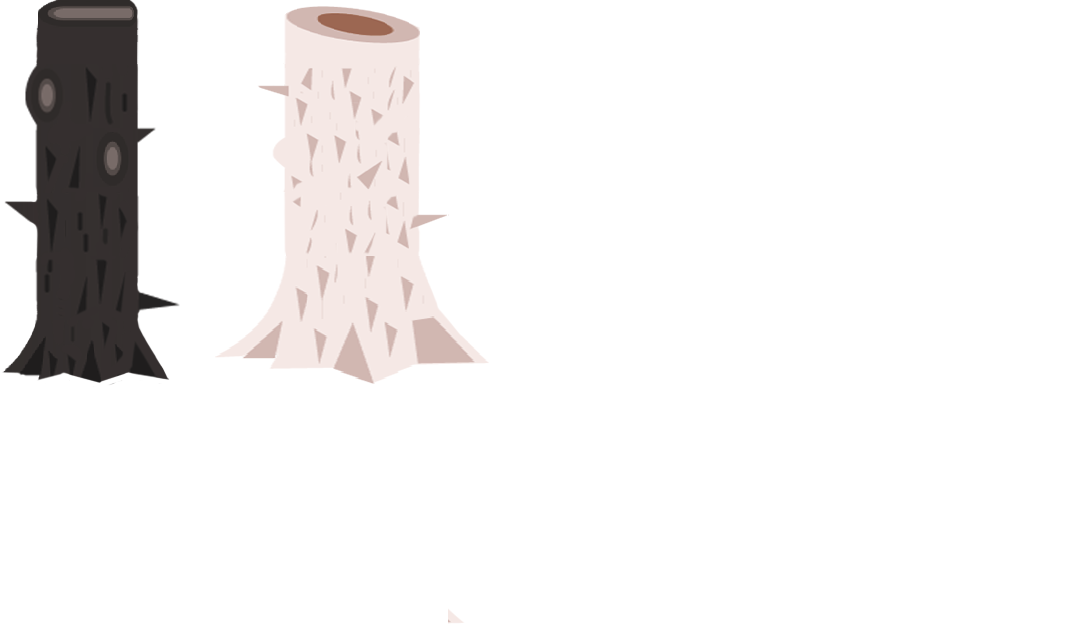
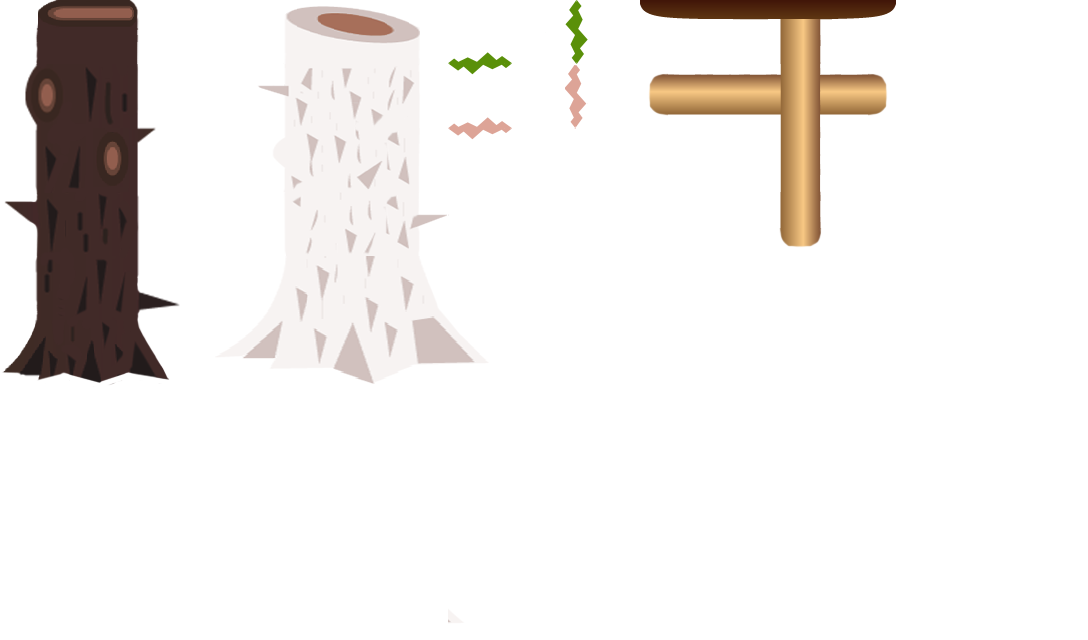
Layers edited between the first and the second (1088, 640) image:
added layer "mush overlay" (1st of 2) above "mush overlay" over [780, 128, 821, 192]
added layer "mush overlay" (2nd of 2) above "mush" over [780, 64, 821, 128]
added layer "mush" above "Layer 4 copy" over [640, 0, 896, 248]
added layer "Layer 4 copy" above "Layer 4" over [565, 65, 588, 129]
added layer "Layer 4" above "Layer 3" over [448, 117, 512, 140]
added layer "Layer 3" above "Layer 2" over [545, 0, 588, 64]
added layer "Layer 2" above "Vibrance 2" over [448, 52, 512, 75]
